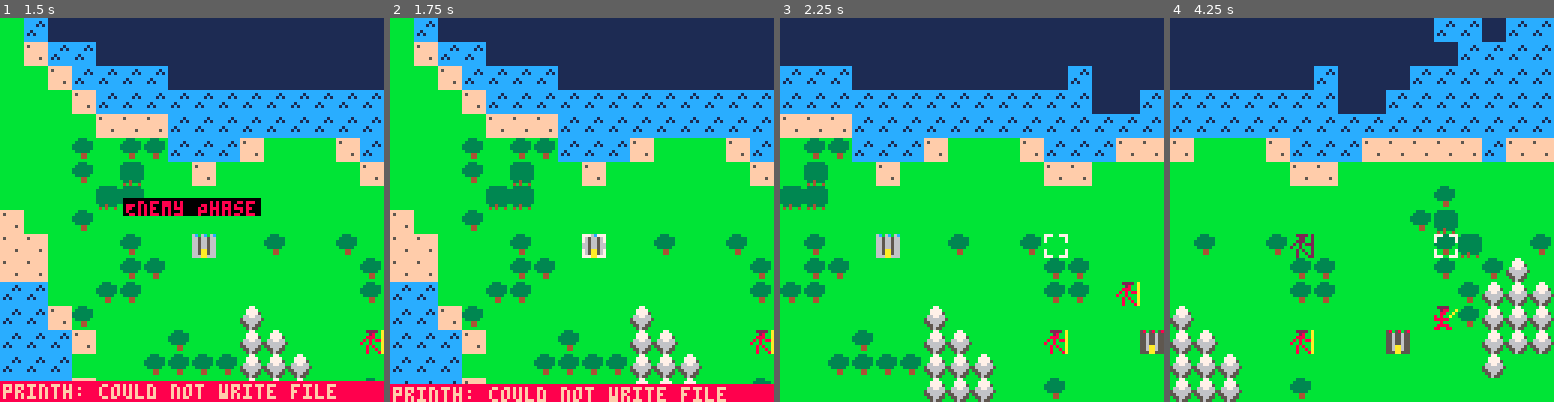
Above: before the commit, frames 1-4 (left to right).
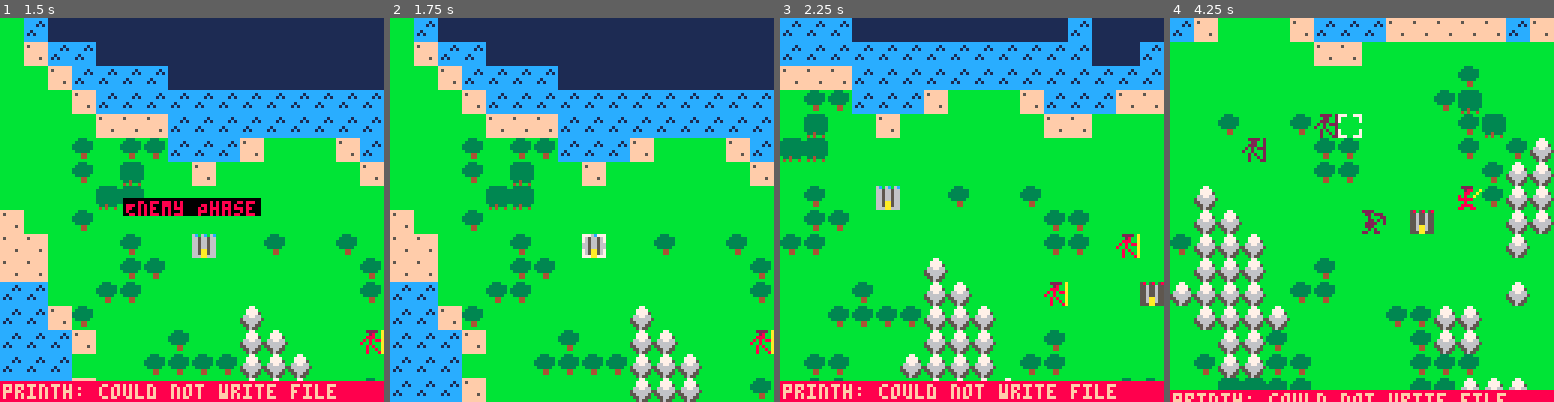
Above: after the commit, the same moments.

Repository: stavguo/pico-saga
Game: PICO-8 cartridge ftrpg.p8
Two runs of this game, one before a commit and one after it. Both use one fixed random seed, a clock stepped at 60 frames per second and the inputs below.
Inputs:
- Up to frame 1 (1.5 s): tap X (X key) at 0.33, 1.07 s; tap O (Z key) at 0.7 s
- Up to frame 2 (1.75 s): hold Right from 1.6 s (still down); tap O (Z key) at 1.7 s
- Up to frame 3 (2.25 s): tap X (X key) at 1.85 s; release Right at 2.1 s; tap O (Z key) at 2.1 s; hold Up from 2.15 s (still down)
- Up to frame 4 (4.25 s): release Up at 2.42 s; hold Right 2.47-3.03 s; tap O (Z key) every 0.4 s from 2.5 to 4.1 s; tap X (X key) at 2.97, 4.08 s; hold Left 3.08-3.58 s; hold Down 3.63-3.97 s; hold Right from 4.02 s (still down)

Frame 1 is identical in both runs. In frame 2, 4.7% of the frame differs, in the area x 0-100%, y 95-100%; in frame 3, 45%; in frame 4, 59%, in the area x 0-100%, y 0-100%.

Commit message:
Refactored coroutines to be skipable

Diff:
--- a/src/fsm.lua
+++ b/src/fsm.lua
@@ -153,7 +153,6 @@
     update = function()
         if btnp(0) or btnp(1) or btnp(2) or btnp(3) then
             if (fsm.selected_unit.team == "player") then
-                if (fsm.selected_castle) exit_castle(fsm.cursor, fsm.selected_castle)
                 fsm:change_state("move_unit")
             end
         elseif btnp(5) then -- "Back" button
@@ -185,6 +184,11 @@
 fsm.states.move_unit = setmetatable({
     traversable_tiles,
     enter = function()
+        if fsm.selected_castle then
+            exit_castle(fsm.cursor, fsm.selected_castle)
+        else
+            fsm.cursor = {fsm.selected_unit.x, fsm.selected_unit.y}
+        end
         -- Show traversable tiles
         traversable_tiles = find_traversable_tiles(fsm.cursor, fsm.selected_unit.Mov, function (pos)
             -- Check if the tile is occupied by an opposing unit
@@ -342,85 +346,6 @@
     exit = function() end
 }, { __index = base_state })
 
--- fsm.states.combat = setmetatable({
---     attacker, defender, is_counter, hit, damage, is_broken, message,
---     enter = function(payload)
---         attacker, defender, is_counter = payload.attacker, payload.defender, payload.is_counter
-
---         -- Calculate the attack outcome
---         hit = will_hit(attacker, defender)
---         damage = hit and calculate_damage(attacker, defender) or 0
---         is_broken = not is_counter and is_attacker_advantage(attacker, defender)
---         if hit then
---             -- Reduce defender's HP, ensuring it doesn't go below 0
---             local remaining_hp = max(0, defender.HP - damage)
-
---             -- Determine the action word based on whether the defender is defeated
---             local action_word
---             if remaining_hp <= 0 then
---                 action_word = "defeated"
---             elseif is_broken then
---                 action_word = "broke"
---             else
---                 action_word = "hit"
---             end
-
---             -- Construct the message based on the action word
---             message = {
---                 attacker.team .. " " .. attacker.class .. " " .. action_word,
---                 defender.team .. " " .. defender.class,
---                 "for " .. damage .. " damage!"
---             }
---         else
---             -- Construct the message for a missed attack
---             message = {
---                 attacker.team .. " " .. attacker.class .. " attack missed..."
---             }
---         end
---         -- Display the result
---         create_ui(message, fsm.ui, false)
---     end,
---     update = function()
---         if btnp(4) or btnp(5) then  -- "Select" or "Back" button
---             -- Apply the attack effects
---             if hit then
---                 defender.HP = max(0, defender.HP - damage)
---                 if defender.HP <= 0 then
---                     fsm.units[vectoindex({defender.x,defender.y})] = nil
---                 end
---             end
---             -- Check for counterattack
---             if (not hit and not is_counter) or (not is_counter and defender.HP > 0 and not is_attacker_advantage(attacker, defender)) then
---                 -- Swap attacker and defender for counterattack
---                 fsm:change_state("combat", {
---                     attacker = defender,
---                     defender = attacker,
---                     is_counter = true
---                 })  -- Loop back to handle counterattack
---             else
---                 if (hit and is_broken) then
---                     attacker.exhausted = true
---                 else
---                     defender.exhausted = true
---                 end
---                 is_counter, attacker, defender = false
---                 fsm:change_state(fsm.phase == "enemy" and "enemy_phase" or "overworld")
---             end
---         end
---     end,
---     draw = function()
---         draw_units(fsm.units, function (unit)
---             return unit ~= attacker and unit ~= defender and not unit.in_castle
---         end, false)
---         draw_unit_at(attacker, nil, nil, true)
---         draw_unit_at(defender, nil, nil, true)
---         draw_ui(fsm.cursor, fsm.ui)
---     end,
---     exit = function()
---         fsm.ui = {}
---     end
--- }, { __index = base_state })
-
 fsm.states.combat = setmetatable({
     co, attacker, defender,
     enter = function(p)
@@ -484,43 +409,51 @@
 }, { __index = base_state })
 
 fsm.states.enemy_turn = setmetatable({
-    co,
+    logic_co = nil,
+    anim_co = nil,
+    path = {},
+
     enter = function(payload)
         local enemy = payload.enemy
         fsm.selected_unit = enemy
-        co = cocreate(function()
-            -- Find path phase
-            local path = find_optimal_attack_path(enemy, fsm.units, fsm.castles, function(pos)
-                local unit = get_unit_at(pos, fsm.units)
-                return (unit == nil or unit.team == enemy.team) and mget(pos[1], pos[2]) < 6
+        logic_co = cocreate(function()
+            -- Calculate path (logic)
+            path = find_optimal_attack_path(enemy, fsm.units, fsm.castles, function(pos)
+                local u = get_unit_at(pos, fsm.units)
+                return (u == nil or u.team == enemy.team) and mget(pos[1], pos[2]) < 6
             end)
 
-            if path ~= nil and #path > 0 then
+            if path and #path > 0 then
                 path = trim_path_tail_by_costs(path, enemy.Mov)
                 path = trim_path_tail_if_occupied(path, fsm.units)
-                -- Movement phase with timing
-                for i=1,#path do
-                    local v = indextovec(path[i])
-                    fsm.cursor = {v[1], v[2]}
-                    update_camera(fsm.cursor)
-                    -- Wait 0.2 seconds between moves
-                    local last_move_time = time()
-                    while time() - last_move_time < 0.2 do
-                        yield()
+
+                -- Start movement animation
+                anim_co = cocreate(function()
+                    for i=1,#path do
+                        local v = indextovec(path[i])
+                        fsm.cursor = {v[1], v[2]}
+                        update_camera(fsm.cursor)
+                        local t = time()
+                        while time() - t < 0.2 do yield() end
                     end
+                end)
+
+                -- Wait for animation completion (or skip)
+                while anim_co and costatus(anim_co) ~= "dead" do
+                    yield()
                 end
+
                 move_unit(enemy, fsm.units, fsm.cursor)
             end
 
-            player_units = {}
-            local tiles = get_tiles_within_distance(fsm.cursor, enemy.Atr)
-            for _, tile in ipairs(tiles) do
-                local unit = get_unit_at(tile, fsm.units, false)
-                if unit and unit.team == "player" then
-                    add(player_units, unit)
-                end
-            end
-
+            -- Find attack targets (pure logic)
+            local player_units = {}
+            for _,t in ipairs(get_tiles_within_distance(fsm.cursor, enemy.Atr)) do
+                local u = get_unit_at(t, fsm.units, false)
+                if u and u.team == "player" then add(player_units, u) end
+            end
+
+            -- Transition to next state
             if #player_units == 0 then
                 enemy.exhausted = true
                 fsm:change_state("enemy_phase")
@@ -534,67 +467,103 @@
             end
         end)
     end,
-    update = function()
-        if not co then return end
-        local active, exception = coresume(co)
-        if exception then
-            stop(trace(co, exception))
-        end
-    end,
-    draw = function()
-        -- draw_units(fsm.units, function(u) return not u.in_castle end)
+
+    update = function()
+        if btnp(4) and anim_co then
+            -- Skip animation
+            anim_co = nil
+            if #path > 0 then
+                local v = indextovec(path[#path])
+                fsm.cursor = {v[1], v[2]}
+                update_camera(fsm.cursor)
+            end
+        end
+
+        if logic_co then coresume(logic_co) end
+        if anim_co then coresume(anim_co) end
+    end,
+
+    draw = function()
         draw_nonselected_overworld_units(fsm.selected_unit, fsm.units)
-        draw_unit_at(fsm.selected_unit, nil, nil, true)
+        draw_unit_at(fsm.selected_unit, fsm.cursor[1], fsm.cursor[2], true)
+    end,
+
+    exit = function()
+        logic_co, anim_co = nil, nil
+        path = {}
+    end
+}, { __index = base_state })
+
+fsm.states.enemy_phase = setmetatable({
+    logic_co = nil,
+    anim_co = nil,
+    current_enemy = nil,
+    path = {},
+
+    enter = function()
+        local enemies = sort_enemy_turn_order(fsm.units, fsm.castles)
+        printh("amount of enemies: "..#enemies, "logs/debug.txt")
+        logic_co = cocreate(function()
+            -- Find all active enemies (logic coroutine)
+
+            -- printh("current enemy: "..enemies[1], "logs/debug.txt")
+
+            if #enemies == 0 then
+                fsm.phase = "player"
+                fsm:change_state("phase_change")
+            else
+                current_enemy = enemies[1][1]
+                path = generate_full_path({fsm.cursor[1], fsm.cursor[2]}, {current_enemy.x, current_enemy.y})
+
+                -- Start animation coroutine
+                anim_co = cocreate(function()
+                    for i=1,#path do
+                        local v = path[i]
+                        fsm.cursor = {v[1], v[2]}
+                        update_camera(fsm.cursor)
+                        local t = time()
+                        while time() - t < 0.05 do
+                            yield()
+                        end
+                    end
+                end)
+
+                -- Wait for animation to complete (or be skipped)
+                while anim_co and costatus(anim_co) ~= "dead" do
+                    yield()
+                end
+
+                -- Proceed to enemy turn
+                fsm:change_state("enemy_turn", {enemy=current_enemy})
+            end
+        end)
+    end,
+
+    update = function()
+        if btnp(4) and anim_co then
+            -- Skip animation by killing the anim coroutine
+            anim_co = nil
+            -- Jump to final position
+            if #path > 0 then
+                local v = path[#path]
+                fsm.cursor = {v[1], v[2]}
+                update_camera(fsm.cursor)
+            end
+        end
+
+        if logic_co then coresume(logic_co) end
+        if anim_co then coresume(anim_co) end
+    end,
+
+    draw = function()
+        draw_units(fsm.units, function(u) return not u.in_castle end)
         draw_cursor(fsm.cursor, true)
+    end,
+
+    exit = function()
+        logic_co, anim_co = nil, nil
+        current_enemy, path = nil, {}
     end
-}, { __index = base_state })
-
-fsm.states.enemy_phase = setmetatable({
-    co,
-    enter = function()
-        local enemies = {}
-        for _, unit in pairs(fsm.units) do
-            if unit.team == "enemy" and not unit.exhausted then
-                local priority = (31-unit.y) * 32 + (31-unit.x)
-                insert(enemies, unit, priority)
-            end
-        end
-        if #enemies == 0 then
-            -- All enemies have acted, return to player phase
-            fsm.phase = "player"
-            fsm:change_state("phase_change")
-        else
-            co = cocreate(function()
-                local enemy = enemies[1][1] -- Extract the unit from the {unit, priority} table
-                local path = generate_full_path({fsm.cursor[1], fsm.cursor[2]}, {enemy.x, enemy.y})
-                for i=1,#path do
-                    local v = path[i]
-                    fsm.cursor = {v[1], v[2]}
-                    update_camera(fsm.cursor)
-                    -- Wait 0.2 seconds between moves
-                    local last_move_time = time()
-                    while time() - last_move_time < 0.05 do
-                        yield()
-                    end
-                end
-                fsm:change_state("enemy_turn", {enemy=enemy})
-            end)
-        end
-    end,
-    update = function()
-        if not co then return end
-        local active, exception = coresume(co)
-        if exception then
-            stop(trace(co, exception))
-        end
-    end,
-    draw = function()
-        draw_units(fsm.units, function (unit)
-            return not unit.in_castle
-        end)
-        draw_cursor(fsm.cursor, true)
-    end,
-    exit = function() end
 }, { __index = base_state })
 
 fsm.states.phase_change = setmetatable({
--- a/src/unit.lua
+++ b/src/unit.lua
@@ -1,4 +1,4 @@
-function create_unit(x, y, class, team, in_castle, enemy_ai)
+function create_unit(x, y, class, team, in_castle, enemy_ai, castle_idx)
     return {
         x = x,
         y = y,
@@ -16,6 +16,7 @@
         Mov = UNIT_STATS[class].Mov,
         Atr = UNIT_STATS[class].Atr,
         enemy_ai = enemy_ai,
+        castle_idx = castle_idx,
         exhausted = false
     }
 end
@@ -112,7 +113,7 @@
 
     local counter = 1
     -- Loop through each castle
-    for _, castle in pairs(castles) do
+    for castle_idx, castle in pairs(castles) do
         if castle.team == "enemy" then  -- Only place units around enemy castles
             -- Find traversable tiles around the castle within the specified movement distance
             local start = {castle.x, castle.y}
@@ -142,7 +143,7 @@
                     local pos = indextovec(tileIdx)
 
                     -- Create the unit at the selected position
-                    units[tileIdx] = create_unit(pos[1], pos[2], enemy_classes[counter], "enemy", false, enemy_ai_options[counter])
+                    units[tileIdx] = create_unit(pos[1], pos[2], enemy_classes[counter], "enemy", false, enemy_ai_options[counter], castle_idx)
                     counter = counter + 1
                 end
             end
@@ -277,3 +278,34 @@
     end
     return not actionable
 end
+
+function sort_enemy_turn_order(units, castles)
+    local enemies = {}
+    -- First create separate lists for each castle
+    local castle_lists = {}
+    for i=1,4 do castle_lists[i] = {} end
+
+    -- Insert each unit into its castle's list, sorted by distance
+    for _,u in pairs(units) do
+        if u.team == "enemy" and not u.exhausted then
+            local max_dist = 0
+            for castle in all(castles) do
+                max_dist = max(max_dist, heuristic({castle.x,castle.y},{u.x,u.y}))
+            end
+            -- Insert into the appropriate castle's list
+            insert(castle_lists[u.castle_idx], u, max_dist)
+        end
+    end
+
+    -- Now combine all lists in castle order (1-4)
+    for castle_num=1,4 do
+        -- Since your insert maintains ascending order, we'll need to reverse each list
+        reverse(castle_lists[castle_num])
+        -- Now add all units from this castle to the final array
+        for item in all(castle_lists[castle_num]) do
+            add(enemies, item) -- item[1] is the unit, item[2] is the distance
+        end
+    end
+
+    return enemies
+end
